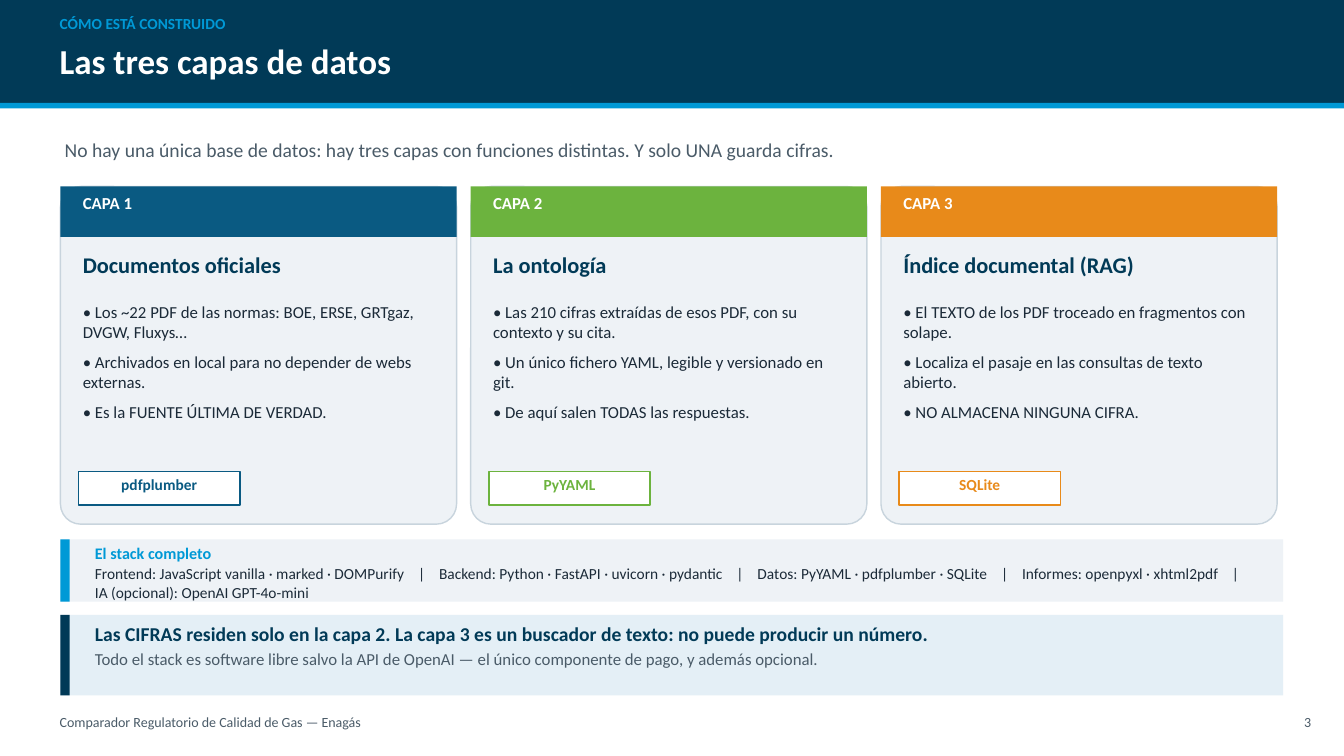
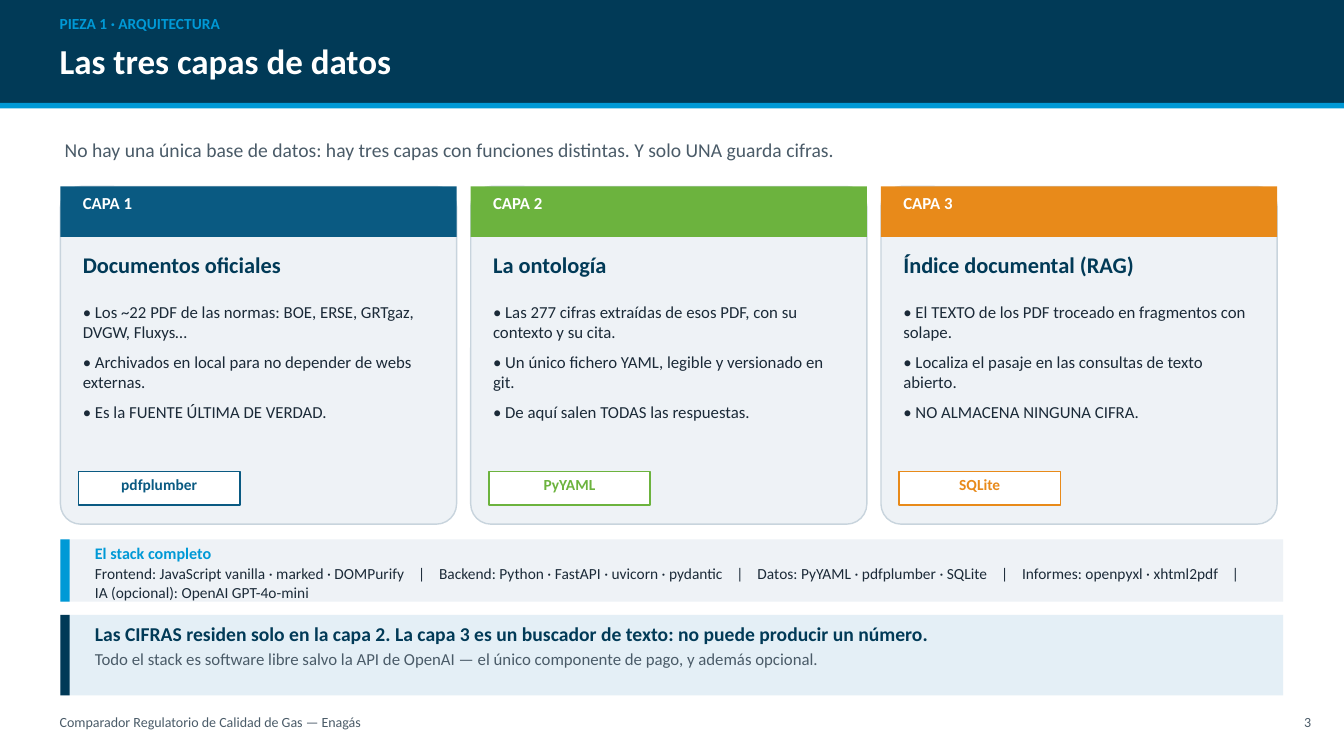
Before and after one commit to CarlosOlivaZurdo/ENAG-S_G1, a slide deck: slide 4 of docs/Presentacion_Comparador_Gas.pptx. Drawn at 1344x756 pixels with LibreOffice and Linux fonts; fonts in the diff are those of the drawing. Boxes give left, top, right and bottom in pixels: in the first picture for what was removed or moved away, otherwise in the second. Text is boxed around its words. In the diff, an @@ line names an element or a change of style, - is before the commit and + after.

```diff
--- a/docs/Presentacion_Comparador_Gas.pptx
+++ b/docs/Presentacion_Comparador_Gas.pptx
@@ text at <box>60,19,220,31</box>: text changed @@
-CÓMO ESTÁ CONSTRUIDO
+PIEZA 1 · ARQUITECTURA
@@ text at <box>493,306,797,341</box>: text changed @@
-• Las 210 cifras extraídas de esos PDF, con su contexto y su cita.
+• Las 277 cifras extraídas de esos PDF, con su contexto y su cita.
```
Also in this commit, not shown: 4 other slides changed, 1 slide added, 4 slides removed, 1 other file.
